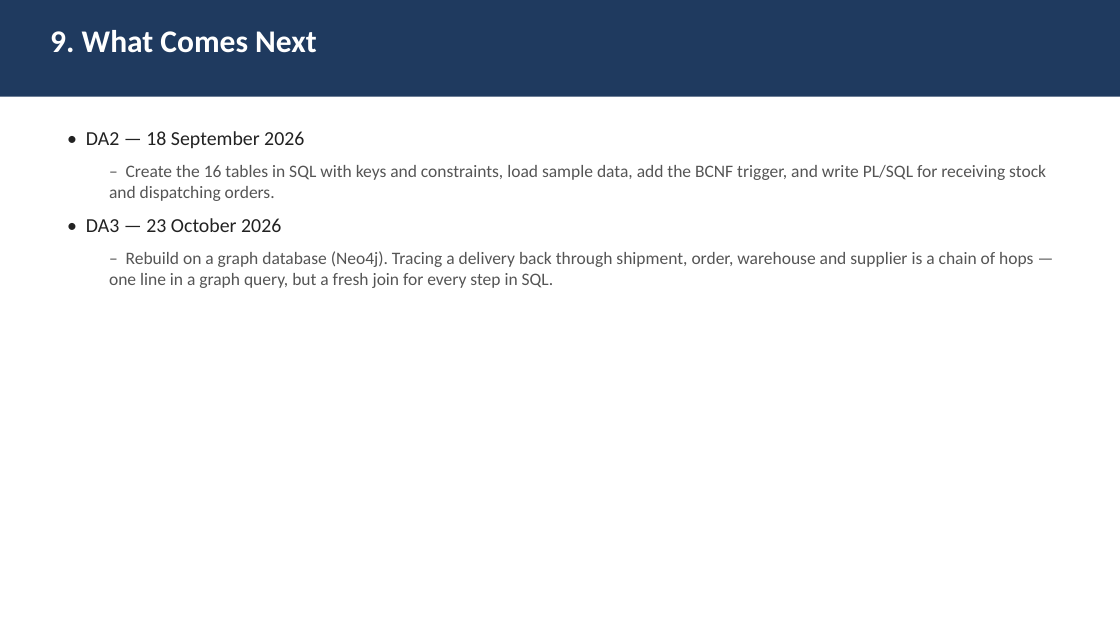
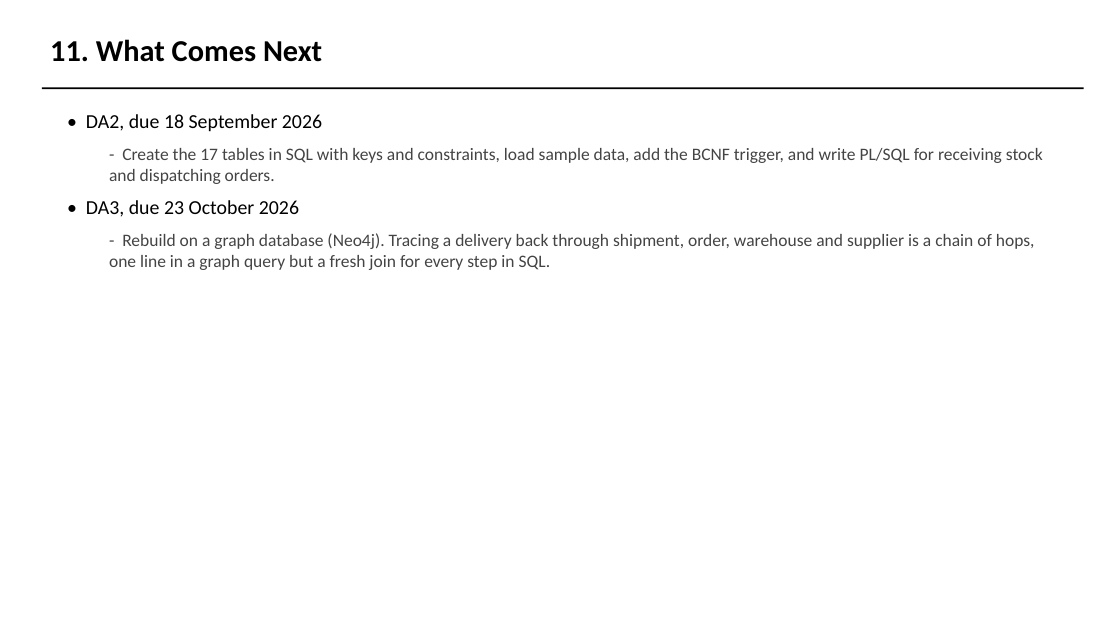
Before and after one commit to AviDhandhania/warehouse-supply-chain-dbms, a slide deck: slide 32 of presentation/DA1_Presentation.pptx (slide 21 before the commit). Drawn at 1120x630 pixels with LibreOffice and Linux fonts; fonts in the diff are those of the drawing. Boxes give left, top, right and bottom in pixels: in the first picture for what was removed or moved away, otherwise in the second. Text is boxed around its words. In the diff, an @@ line names an element or a change of style, - is before the commit and + after.

```diff
--- a/presentation/DA1_Presentation.pptx
+++ b/presentation/DA1_Presentation.pptx
@@ text at bbox=[50, 39, 322, 62]: text changed; size 27 to 26 pt; text colour #FFFFFF to #000000 @@
-9. What Comes Next
+11. What Comes Next
@@ rectangle: place and size @@
-rectangle at bbox=[0, 0, 1120, 97]
+rectangle at bbox=[42, 87, 1084, 89]
@@ rectangle at bbox=[42, 87, 1084, 89]: fill #1F3A5F to #000000 @@
@@ text at bbox=[86, 114, 1043, 270]: text changed; text colour #555555 to #444444 @@
-• DA2 — 18 September 2026
-  – Create the 16 tables in SQL with keys and constraints, load sample data, add the BCNF trigger, and write PL/SQL for receiving stock and dispatching orders.
-• DA3 — 23 October 2026
-  – Rebuild on a graph database (Neo4j). Tracing a delivery back through shipment, order, warehouse and supplier is a chain of hops — one line in a graph query, but a fresh join for every step in SQL.
+• DA2, due 18 September 2026
+  - Create the 17 tables in SQL with keys and constraints, load sample data, add the BCNF trigger, and write PL/SQL for receiving stock and dispatching orders.
+• DA3, due 23 October 2026
+  - Rebuild on a graph database (Neo4j). Tracing a delivery back through shipment, order, warehouse and supplier is a chain of hops, one line in a graph query but a fresh join for every step in SQL.
```
Also in this commit, not shown: 16 other slides changed, 16 slides added, 5 slides removed, 14 other files.
